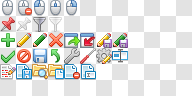
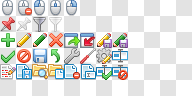
Before/after of a w=192, h=96 layered artwork. What changed in the layer stack:
added group "rename: OK" with 3 layers above "rename: cancel" over [96, 65, 112, 80]
added layer "OK 102 (Diagona) original" in group "rename: OK" over [102, 70, 112, 80]
added layer "textfield_rename (FatCow) #1" in group "rename: OK" over [96, 65, 112, 79]
added group "rename: cancel" with 4 layers above "grid" over [112, 65, 128, 80]
added layer "Cancel 150 (Diagona).png" in group "rename: cancel" over [118, 70, 128, 80]
added layer "textfield_rename (FatCow) #2" in group "rename: cancel" over [112, 65, 128, 79]
